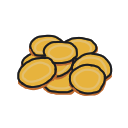
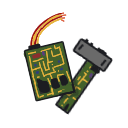
Layer changes from the first 128 × 128 image to the second:
moved "GoldLines" into group "Gold" over [17, 12, 113, 115]
moved "Paint Layer 21" into group "Gold" over [17, 64, 113, 115]
moved "GoldColor" into group "Gold" over [17, 12, 113, 115]
showed group "TechParts" (3 layers) over [17, 12, 113, 115]
painted on "Paint Layer 17" over [17, 12, 113, 115]
painted on "Paint Layer 19" over [17, 12, 113, 115]
painted on "Paint Layer 18" over [17, 12, 113, 115]
